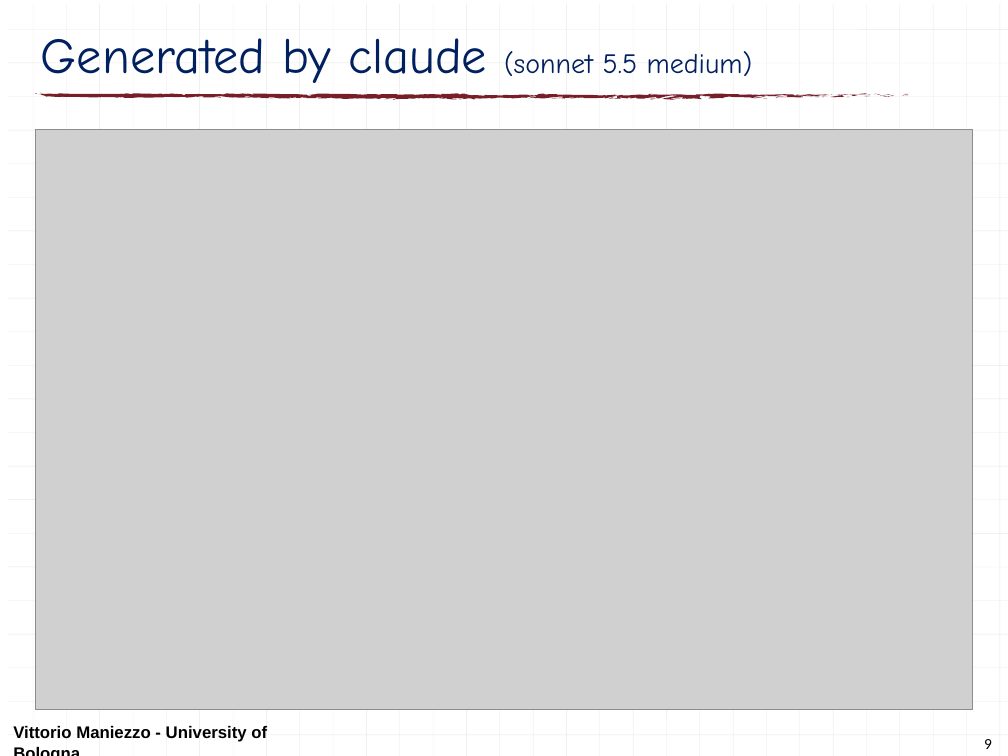
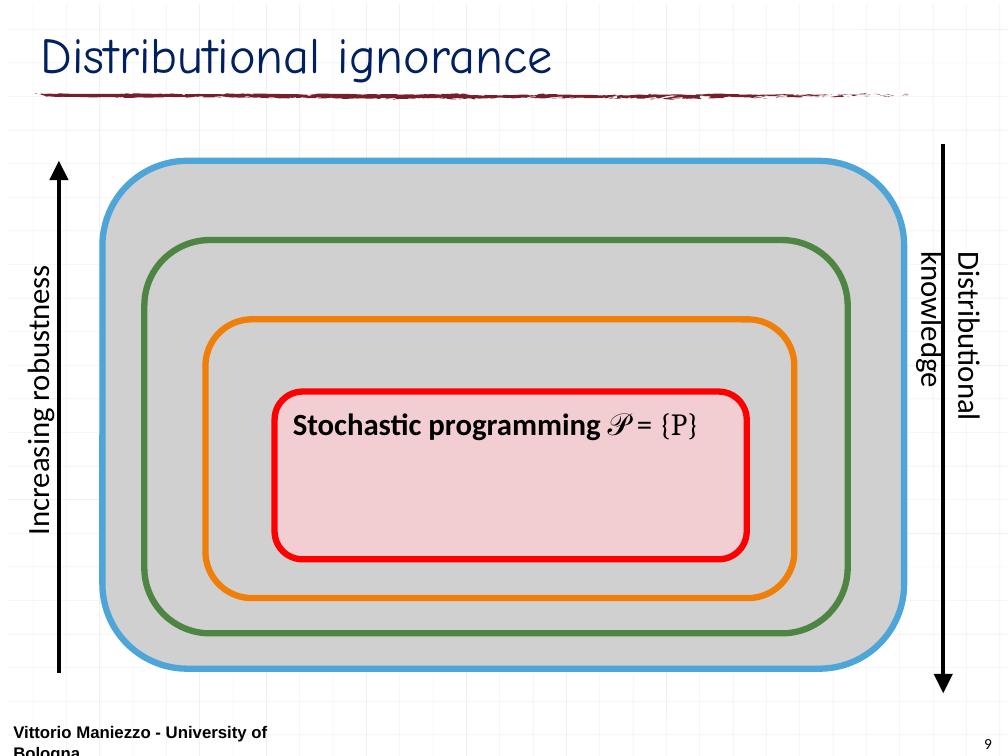
Before and after one commit to maniezzo/GDOforecast, a slide deck: slide 9 of doc/Schedulingseminar/schedulingSeminarXdock.pptx. Drawn at 1008x756 pixels with LibreOffice and Linux fonts; fonts in the diff are those of the drawing; grey boxes stand for pictures. Boxes give left, top, right and bottom in pixels: in the first picture for what was removed or moved away, otherwise in the second. Text is boxed around its words. In the diff, an @@ line names an element or a change of style, - is before the commit and + after.

```diff
--- a/doc/Schedulingseminar/schedulingSeminarXdock.pptx
+++ b/doc/Schedulingseminar/schedulingSeminarXdock.pptx
@@ title at (41,38,553,83): text changed @@
-Generated by claude (sonnet 5.5 medium)
+Distributional ignorance
@@ arrow added from (943, 144) to (943, 694), #000000 2.75 pt @@
@@ arrow added from (58, 672) to (58, 161), #000000 2.75 pt @@
@@ picture: place and size @@
-picture at (35,129,973,709)
+picture at (103,161,904,669)
@@ picture added at (144,240,848,633) @@
@@ text added at (913,265,988,416), 22 pt, text #000000 @@
+Distributional knowledge
@@ text added at (20,278,58,531), 22 pt, text #000000 @@
+Increasing robustness
@@ picture added at (206,320,794,599) @@
@@ rounded rectangle added at (274,391,746,558), fill #F2CED2, outline #FF0000 4.5 pt, 22 pt, text #000000, bold @@
+Stochastic programming 𝒫 = {P}
```
Also in this commit, not shown: 14 other slides changed, 2 slides removed, 1 other file.
